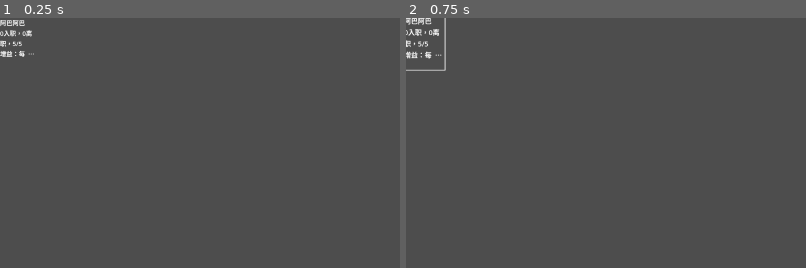
Above: before the commit, frames 1-2 (left to right).
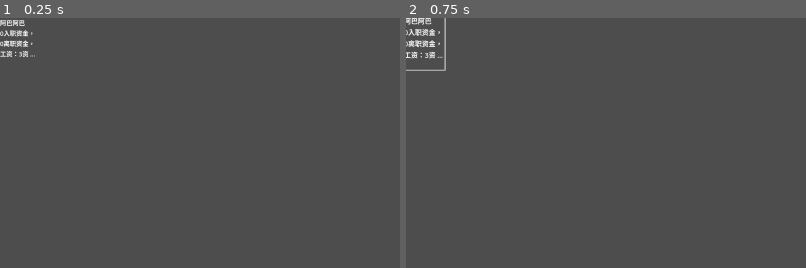
Above: after the commit, the same moments.

Repository: qfwj-lyy/DD
Game: Godot game, scene res://scenes/computer_scene/employees/a_ba_a_ba.tscn
The game is run twice, just before and just after one commit, with the same random seed, the same clock (stepped at 60 frames per second) and the same inputs. This scene is started directly instead of the project's main scene.
Inputs (mouse positions are % of the whole screen's width and height, from its top left):
- Up to frame 1 (0.25 s): no input
- Up to frame 2 (0.75 s): tap Enter at 0.5 s; move the mouse to (2, 5) at 0.52 s; press the mouse at (2, 5) at 0.53 s
The pictures show only the part of the screen within x 0-50%, y 0-50%; the shares and areas given below are measured in that part.

The runs differ from the first frame. In frame 1, 0.3% of the frame differs, in the area x 0-9%, y 4-16%; in frame 2, 0.4%, in the area x 0-10%, y 4-17%.
Error in both runs: Invalid access to property or key 'current_scene' on a base object of type 'Nil'. (res://scripts/computer_scene/employees/employee.gd:26)

Commit message:
sixsixsix

Diff:
--- a/data/employ_content/employ_content_0.tres
+++ b/data/employ_content/employ_content_0.tres
@@ -69,7 +69,19 @@
 weight = 1
 metadata/_custom_type_script = "uid://b41ouhg7qr7rj"
 
+[sub_resource type="Resource" id="Resource_ik7cb"]
+script = ExtResource("1_7nt4r")
+name = "fu_zhi_zhan_tie_jia_gou_shi"
+weight = 1
+metadata/_custom_type_script = "uid://b41ouhg7qr7rj"
+
+[sub_resource type="Resource" id="Resource_8hnf2"]
+script = ExtResource("1_7nt4r")
+name = "kan_shang_qu_xiang_lao_tou"
+weight = 1
+metadata/_custom_type_script = "uid://b41ouhg7qr7rj"
+
 [resource]
 script = ExtResource("2_0r3h3")
-normal_employees = Array[ExtResource("1_7nt4r")]([SubResourc …(289 unchanged characters)… e_p7mlp"), SubResource("Resource_cjiws")])
+normal_employees = Array[ExtResource("1_7nt4r")]([SubResourc …(289 unchanged characters)… e_p7mlp"), SubResource("Resource_cjiws"), SubResource("Resource_ik7cb"), SubResource("Resource_8hnf2")])
 metadata/_custom_type_script = "uid://cpmkl03aq3xjo"
--- a/data/projects/dai_xie_da_yi_cheng_xu_she_ji.tres
+++ b/data/projects/dai_xie_da_yi_cheng_xu_she_ji.tres
@@ -1,5 +1,6 @@
-[gd_resource type="Resource" script_class="Project" load_steps=2 format=3 uid="uid://cec338wvnmf6a"]
+[gd_resource type="Resource" script_class="Project" load_steps=3 format=3 uid="uid://cec338wvnmf6a"]
 
+[ext_resource type="PackedScene" uid="uid://cl1itbavd67ce" path="res://scenes/computer_scene/buffs/dai_xie_da_yi_cheng_xu_she_ji_buff.tscn" id="1_cog5i"]
 [ext_resource type="Script" uid="uid://7a2lp0yd04fg" path="res://scripts/computer_scene/resource_type/project.gd" id="1_xeq2i"]
 
 [resource]
@@ -15,4 +16,5 @@
 deposit_reward = 20.0
 description = "初始buff：
 ①期末作业：项目需要在100单位时间内交付"
+initial_buffs = Array[Resource]([ExtResource("1_cog5i")])
 metadata/_custom_type_script = "uid://7a2lp0yd04fg"
--- a/data/projects/ge_ren_bo_ke_wei_tuo.tres
+++ b/data/projects/ge_ren_bo_ke_wei_tuo.tres
@@ -1,5 +1,6 @@
-[gd_resource type="Resource" script_class="Project" load_steps=2 format=3 uid="uid://xe2bp2vnh360"]
+[gd_resource type="Resource" script_class="Project" load_steps=3 format=3 uid="uid://xe2bp2vnh360"]
 
+[ext_resource type="PackedScene" uid="uid://dwyep28wj65qm" path="res://scenes/computer_scene/buffs/wang_zhan_mo_ban.tscn" id="1_80t00"]
 [ext_resource type="Script" uid="uid://7a2lp0yd04fg" path="res://scripts/computer_scene/resource_type/project.gd" id="1_qq8a6"]
 
 [resource]
@@ -12,6 +13,6 @@
 initial_skill = 60.0
 deposit_reward = 20.0
 description = "初始buff：
-①网站模板：游戏开始时获得一张\"网站模板\"Debug卡，数值为0/0/0，效果为消耗所有资金，获得等量初始进度（这个假如初始用的话，就让一个项目有两个教程的作用，即0初始进度或者0初始资金）"
-initial_buffs = Array[Resource]([null])
+①网站模板：游戏开始时获得一张\"网站模板\"Debug卡，数值为0/0/0，效果为消耗所有资金，获得等量项目进度"
+initial_buffs = Array[Resource]([ExtResource("1_80t00")])
 metadata/_custom_type_script = "uid://7a2lp0yd04fg"
--- a/data/projects/quan_min_da_fei_ji_you_xi_kai_fa.tres
+++ b/data/projects/quan_min_da_fei_ji_you_xi_kai_fa.tres
@@ -1,7 +1,8 @@
-[gd_resource type="Resource" script_class="Project" load_steps=3 format=3 uid="uid://lepcg7lbfqtl"]
+[gd_resource type="Resource" script_class="Project" load_steps=4 format=3 uid="uid://lepcg7lbfqtl"]
 
 [ext_resource type="PackedScene" uid="uid://cd6rf0dya4jhd" path="res://scenes/computer_scene/buffs/zhong_wang_suo_gui.tscn" id="1_8yosg"]
 [ext_resource type="Script" uid="uid://7a2lp0yd04fg" path="res://scripts/computer_scene/resource_type/project.gd" id="1_u25i4"]
+[ext_resource type="PackedScene" uid="uid://ckpbf0m7memhf" path="res://scenes/computer_scene/buffs/fang_zhen_ti_yan.tscn" id="2_6i3sm"]
 
 [resource]
 script = ExtResource("1_u25i4")
@@ -16,5 +17,5 @@
 deposit_reward = 20.0
 description = "√①众望所归：每回合开始时，获得(项目进度-bug数)的资金（不会为负）
 ②仿真体验：交付时bug数若低于bug上限的80%，获得额外50%的存款"
-initial_buffs = Array[Resource]([ExtResource("1_8yosg")])
+initial_buffs = Array[Resource]([ExtResource("1_8yosg"), ExtResource("2_6i3sm")])
 metadata/_custom_type_script = "uid://7a2lp0yd04fg"
--- /dev/null
+++ b/scenes/computer_scene/buffs/dai_xie_da_yi_cheng_xu_she_ji_buff.tscn
@@ -0,0 +1,18 @@
+[gd_scene load_steps=3 format=3 uid="uid://cl1itbavd67ce"]
+
+[ext_resource type="PackedScene" uid="uid://cnv0vfvik148k" path="res://scenes/computer_scene/buffs/buff.tscn" id="1_0omg0"]
+
+[sub_resource type="GDScript" id="GDScript_yaxl5"]
+script/source = "extends Buff
+
+func execute():
+	if G.P.round_time_amount >= 100:
+		G.P.project_fail()
+
+"
+
+[node name="DaiXieDaYiChengXuSheJiBuff" instance=ExtResource("1_0omg0")]
+script = SubResource("GDScript_yaxl5")
+duration = -9999
+execution_time = 1
+description = "期末作业buff：本项目需要在100单位时间内交付"
--- a/scenes/computer_scene/buffs/fang_zhen_ti_yan.tscn
+++ b/scenes/computer_scene/buffs/fang_zhen_ti_yan.tscn
@@ -1,10 +1,18 @@
 [gd_scene load_steps=3 format=3 uid="uid://ckpbf0m7memhf"]
 
 [ext_resource type="PackedScene" uid="uid://cnv0vfvik148k" path="res://scenes/computer_scene/buffs/buff.tscn" id="1_djnck"]
-[ext_resource type="Script" uid="uid://ct7j7c4n1f426" path="res://scripts/computer_scene/buffs/fang_zhen_ti_yan.gd" id="2_8b5i2"]
+
+[sub_resource type="GDScript" id="GDScript_nupbg"]
+script/source = "extends Buff
+
+func execute():
+	if G.P.bug_amount < G.P.bug_amount_limit * 0.8:
+		G.P.current_project.deposit_reward *= 1.5
+
+"
 
 [node name="FangZhenTiYan" instance=ExtResource("1_djnck")]
-script = ExtResource("2_8b5i2")
+script = SubResource("GDScript_nupbg")
 duration = -9999
 execution_time = 4
 description = "仿真体验：交付时bug数若低于bug上限的80%，获得额外50%的存款"
--- /dev/null
+++ b/scenes/computer_scene/buffs/wang_zhan_mo_ban.tscn
@@ -0,0 +1,17 @@
+[gd_scene load_steps=3 format=3 uid="uid://dwyep28wj65qm"]
+
+[ext_resource type="PackedScene" uid="uid://cnv0vfvik148k" path="res://scenes/computer_scene/buffs/buff.tscn" id="1_qa7p8"]
+
+[sub_resource type="GDScript" id="GDScript_kmubx"]
+script/source = "extends Buff
+
+func execute():
+	var card = load(\"res://scenes/computer_scene/cards/wang_zhan_mo_ban.tscn\").instantiate()
+	card.condition = Card.Condition.at_unused_hand
+	G.M.current_scene.unused_hand.add_child(card)
+"
+
+[node name="WangZhanMoBan" instance=ExtResource("1_qa7p8")]
+script = SubResource("GDScript_kmubx")
+duration = -9999
+description = "[项目buff]网站模板：游戏开始时获得一张\"网站模板\"Debug卡，数值为0/0/0，效果为消耗所有资金，获得等量项目进度"
--- /dev/null
+++ b/scenes/computer_scene/cards/wang_zhan_mo_ban.tscn
@@ -0,0 +1,23 @@
+[gd_scene load_steps=3 format=3 uid="uid://xqa1ge5cb875"]
+
+[ext_resource type="PackedScene" uid="uid://cl4ah171acyxi" path="res://scenes/computer_scene/cards/card.tscn" id="1_0lr4k"]
+
+[sub_resource type="GDScript" id="GDScript_2ja3a"]
+script/source = "extends Buff
+
+func execute():
+	var n = G.P.money_amount
+	G.P.add_money(-n)
+	G.P.add_project_progress(n)
+"
+
+[node name="WangZhanMoBan" instance=ExtResource("1_0lr4k")]
+description = "网站模板
+0/0/0
+效果：消耗所有资金，获得等量初始进度"
+
+[node name="Buff" type="Node" parent="Buffs" index="0"]
+script = SubResource("GDScript_2ja3a")
+duration = 1
+description = "效果：消耗所有资金，获得等量项目进度"
+metadata/_custom_type_script = "uid://dwhc1hbrg4em"
--- a/scenes/computer_scene/employees/a_ba_a_ba.tscn
+++ b/scenes/computer_scene/employees/a_ba_a_ba.tscn
@@ -7,7 +7,7 @@
 wage = 5
 pay_interval_days = 5
 description = "阿巴阿巴
-0入职，0离职，5/5
+0入职资金，0离职资金，工资：3资金/5时间
 增益：每回合开始时项目进度+2
 减益：每回合开始时bug+2"
 
--- a/scenes/computer_scene/employees/acm_nan_niang.tscn
+++ b/scenes/computer_scene/employees/acm_nan_niang.tscn
@@ -9,7 +9,7 @@
 wage = 8
 pay_interval_days = 3
 description = "acm男娘
-5入职，8离职，8/3
+5入职资金，8离职资金，工资：8资金/3时间
 增益：每单位时间项目进度+3
 增益：每单位时间bug-2"
 
--- a/scenes/computer_scene/employees/ai_bian_cheng_xiao_neng_shou.tscn
+++ b/scenes/computer_scene/employees/ai_bian_cheng_xiao_neng_shou.tscn
@@ -9,7 +9,7 @@
 wage = 5
 pay_interval_days = 4
 description = "ai编程小能手
-3入职，3离职，5/4
+3入职资金，3离职资金，工资：5资金/4时间
 增益：每单位时间项目进度+2
 减益：每单位时间bug+2"
 
--- /dev/null
+++ b/scenes/computer_scene/employees/fu_zhi_zhan_tie_jia_gou_shi.tscn
@@ -0,0 +1,25 @@
+[gd_scene load_steps=3 format=3 uid="uid://celhihld0r7vr"]
+
+[ext_resource type="PackedScene" uid="uid://dhjv4wwlto6p1" path="res://scenes/computer_scene/employees/employee.tscn" id="1_iwlvo"]
+
+[sub_resource type="GDScript" id="GDScript_2wqk5"]
+script/source = "extends Buff
+
+func execute():
+	G.P.add_project_progress( ceili(randf_range(-10 , 10) * G.P.project_progress) )
+"
+
+[node name="FuZhiZhanTieJiaGouShi" instance=ExtResource("1_iwlvo")]
+severance_pay = 5
+wage = 5
+pay_interval_days = 4
+description = "复制粘贴架构师
+0入职资金，5离职资金，工资：5资金/4时间
+增益：每回合开始时，获得当前项目进度的 -10% ~ 10%的项目进度（向上取整）"
+
+[node name="Buff" type="Node" parent="Buffs" index="0"]
+script = SubResource("GDScript_2wqk5")
+duration = -7
+execution_time = 1
+description = "增益：每回合开始时，获得当前项目进度的 -10% ~ 10%的项目进度（向上取整）"
+metadata/_custom_type_script = "uid://dwhc1hbrg4em"
--- a/scenes/computer_scene/employees/gang_gang_xue_hui_jie_ya_de.tscn
+++ b/scenes/computer_scene/employees/gang_gang_xue_hui_jie_ya_de.tscn
@@ -7,7 +7,7 @@
 wage = 1
 pay_interval_days = 5
 description = "刚刚学会解压的大二学生
-0入职，0离职，1/5
+0入职资金，0离职资金，工资：1资金/5时间
 增益：每回合开始时项目进度+1
 减益：每回合开始时bug+10"
 
--- a/scenes/computer_scene/employees/ka_fei_xu_ming_ji_ma_nong.tscn
+++ b/scenes/computer_scene/employees/ka_fei_xu_ming_ji_ma_nong.tscn
@@ -16,7 +16,7 @@
 wage = 5
 pay_interval_days = 3
 description = "咖啡续命级码农
-5入职，5离职，5/3
+5入职资金，5离职资金，工资：5资金/3时间
 增益：每回合开始时给bug增长率一个-5%~0%的修正"
 
 [node name="Buff" type="Node" parent="Buffs" index="0"]
--- /dev/null
+++ b/scenes/computer_scene/employees/kan_shang_qu_xiang_lao_tou.tscn
@@ -0,0 +1,55 @@
+[gd_scene load_steps=5 format=3 uid="uid://beamy6viw6kku"]
+
+[ext_resource type="PackedScene" uid="uid://dhjv4wwlto6p1" path="res://scenes/computer_scene/employees/employee.tscn" id="1_depv1"]
+
+[sub_resource type="GDScript" id="GDScript_l72nb"]
+script/source = "extends Buff
+
+func execute():
+	G.P.add_hand_card_amount_limit(2)
+"
+
+[sub_resource type="GDScript" id="GDScript_xedrc"]
+script/source = "extends Buff
+
+func execute():
+	G.P.add_project_progress(int(G.P.project_progress * 0.1))
+"
+
+[sub_resource type="GDScript" id="GDScript_lsl7l"]
+script/source = "extends Buff
+
+func execute():
+	G.P.add_bug_amount(-int(G.P.bug_amount * 0.1))
+"
+
+[node name="KanShangQuXiangLaoTou" instance=ExtResource("1_depv1")]
+joining_expenditure = 10
+severance_pay = 10
+wage = 10
+pay_interval_days = 3
+description = "看上去像老头的30岁青年
+10入职资金，10离职资金，工资：10资金/3时间
+增益：手牌上限+2
+增益：每回合开始时获得当前项目进度*10%的项目进度（向下取整）
+增益：每回合开始时减少当前bug数*10%的bug（向下取整）"
+
+[node name="Buff" type="Node" parent="Buffs" index="0"]
+script = SubResource("GDScript_l72nb")
+duration = -7
+description = "增益：手牌上限+2"
+metadata/_custom_type_script = "uid://dwhc1hbrg4em"
+
+[node name="Buff2" type="Node" parent="Buffs" index="1"]
+script = SubResource("GDScript_xedrc")
+duration = -7
+execution_time = 1
+description = "增益：每回合开始时获得当前项目进度*10%的项目进度（向下取整）"
+metadata/_custom_type_script = "uid://dwhc1hbrg4em"
+
+[node name="Buff3" type="Node" parent="Buffs" index="2"]
+script = SubResource("GDScript_lsl7l")
+duration = -7
+execution_time = 1
+description = "增益：每回合开始时减少当前bug数*10%的bug（向下取整）"
+metadata/_custom_type_script = "uid://dwhc1hbrg4em"
--- a/scenes/computer_scene/employees/liang_nian_ban_shi_xi_sheng.tscn
+++ b/scenes/computer_scene/employees/liang_nian_ban_shi_xi_sheng.tscn
@@ -8,7 +8,7 @@
 severance_pay = 2
 pay_interval_days = 5
 description = "两年半实习生（是的，中分头背带裤）
-5入职，2离职，0/5（哇是520，我们黑子没救了）
+5入职资金，2离职资金，工资：0资金/5时间（哇是520，我们黑子没救了）
 增益：资金+10"
 
 [node name="PropertyBuff" type="Node" parent="Buffs" index="0"]
--- a/scenes/computer_scene/employees/mou_jian_li_zhi_xie_jing_tong.tscn
+++ b/scenes/computer_scene/employees/mou_jian_li_zhi_xie_jing_tong.tscn
@@ -9,7 +9,7 @@
 wage = 10
 pay_interval_days = 3
 description = "某简历只写精通C++的大叔
-15入职，10离职，10/3
+15入职资金，10离职资金，工资：10资金/3时间
 增益：每单位时间项目进度+5"
 
 [node name="PropertyBuff" type="Node" parent="Buffs" index="0"]
--- a/scenes/computer_scene/employees/shu_xi_windows_de_ying_jie_sheng.tscn
+++ b/scenes/computer_scene/employees/shu_xi_windows_de_ying_jie_sheng.tscn
@@ -8,7 +8,7 @@
 wage = 4
 pay_interval_days = 4
 description = "熟悉windows的应届生
-4入职，0离职，4/4
+4入职资金，0离职资金，工资：4资金/4时间
 增益：每单位时间项目进度+1
 减益：每单位时间bug+2"
 
--- a/scenes/computer_scene/employees/xia_wu_cha_zu_dui_fa_qi_ren.tscn
+++ b/scenes/computer_scene/employees/xia_wu_cha_zu_dui_fa_qi_ren.tscn
@@ -8,7 +8,7 @@
 wage = 2
 pay_interval_days = 5
 description = "下午茶组队发起人
-0入职，0离职，2/5
+0入职资金，0离职资金，工资：2资金/5时间
 增益：每执行一张活动卡，项目进度+1
 减益：每执行一张debug卡，bug+1"
 
--- a/scenes/computer_scene/employees/zhao_shi_xi_de_fu_er_dai.tscn
+++ b/scenes/computer_scene/employees/zhao_shi_xi_de_fu_er_dai.tscn
@@ -8,5 +8,5 @@
 wage = -3
 pay_interval_days = 5
 description = "找实习的富二代
--3入职，6离职，-3/5
-无效果"
+-3入职资金，6离职资金，工资：-3资金/5时间
+无特殊效果"
--- a/scenes/computer_scene/employees/zhong_wen_bian_cheng_ai_hao_zhe.tscn
+++ b/scenes/computer_scene/employees/zhong_wen_bian_cheng_ai_hao_zhe.tscn
@@ -9,7 +9,7 @@
 wage = 5
 pay_interval_days = 4
 description = "中文编程爱好者
-3入职，3离职，5/4
+3入职资金，3离职资金，工资：5资金/4时间
 增益：每单位时间项目进度+1"
 
 [node name="PropertyBuff" type="Node" parent="Buffs" index="0"]
--- a/scripts/computer_scene/calendar_scene.gd
+++ b/scripts/computer_scene/calendar_scene.gd
@@ -54,6 +54,8 @@
 	for card in activity_hand.get_children():
 		card.queue_free()
 	G.M.current_scene.mandatory_guide.clear()
+
+	G.P.add_round_time_amount(1)
 	#endregion
 
 	#for card in debug_hand.get_children():
--- a/scripts/computer_scene/property_manager.gd
+++ b/scripts/computer_scene/property_manager.gd
@@ -28,11 +28,15 @@
 var money_amount : float
 var mood_amount : float
 var skill_amount : float
-var time_amount : float # 时空穿越所需要，目前没有需求
+
+
 
 var bug_rate : float
 var deposit_amount : float
 var hand_card_amount_limit : int = 5
+
+var overall_time_amount : float # 时空穿越所需要，目前没有需求
+var round_time_amount : float = 1.0#已经使用
 
 @export var money_label: Node
 @export var mood_label: Node
@@ -115,10 +119,12 @@
 	skill_label.text = "技术：" + str(skill_amount)
 # 已弃用函数
 func add_time(t : int):
-	time_amount += t
-	pass
-	pass
-	pass
+	overall_time_amount += t
+	pass
+	pass
+	pass
+func add_round_time_amount(n : int):
+	round_time_amount += n
 signal project_progress_added(_n)
 func add_project_progress(n):
 	pass
Not shown: 1 places in data/employ_content/employ_content_0.tres that only renumber resources
